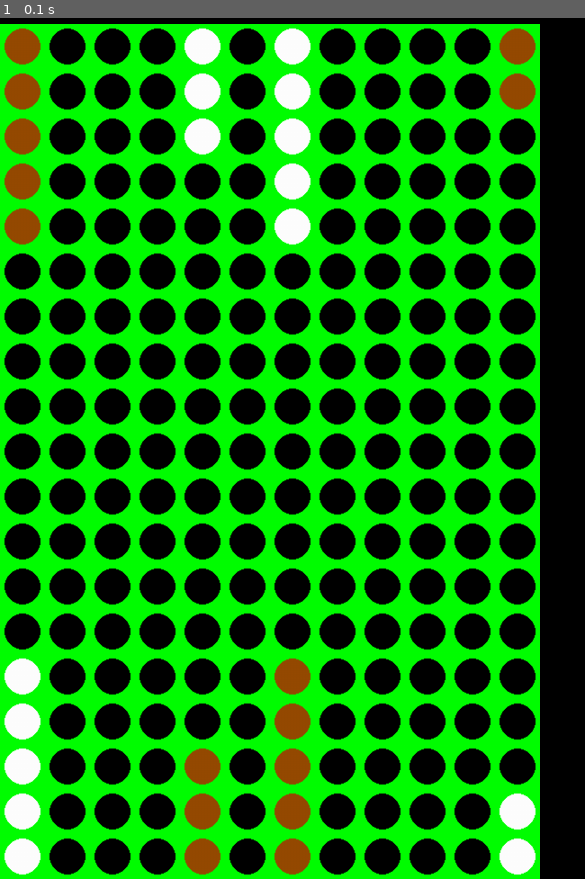
Above: before the commit, frame 1.
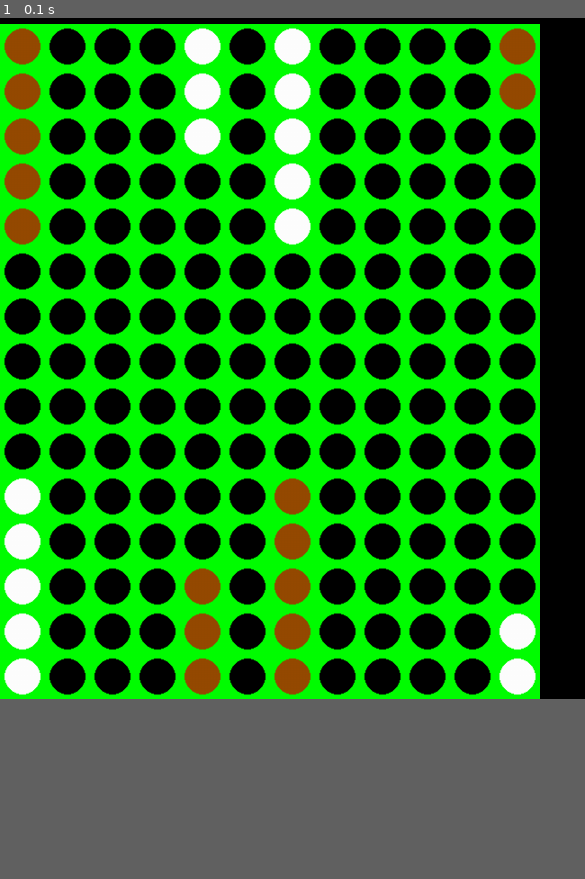
Above: after the commit, the same moment.

Repository: iulifeif/Backgammon-project
Game: pygame game, started from game-interface.py
Two runs of this game, one before a commit and one after it. Both use one fixed random seed, a clock stepped at 60 frames per second and the inputs below.
Inputs:
- Up to frame 1 (0.1 s): no input
The window is 585x900 before the commit and 585x720 after it. Grey fills any space a smaller window leaves; there, only what the larger window draws over its background counts as a difference.

The runs differ from the first frame. In frame 1, 14% of the frame differs, in the area x 0-100%, y 53-100%.

Commit message:
move piece by clicking

Diff:
--- a/game-interface.py
+++ b/game-interface.py
@@ -13,7 +13,7 @@
 
 SQUARESIZE = 50
 COLUMN_COUNT = 12
-ROW_COUNT = 20
+ROW_COUNT = 16
 width = SQUARESIZE * (COLUMN_COUNT + 1)
 height = SQUARESIZE * ROW_COUNT
 size = (width, height)
@@ -65,7 +65,7 @@
                                RADIUS)
     up_table, down_table = prepro(table)
     draw_pieces(up_table, 0)
-    draw_pieces(down_table, 18)
+    draw_pieces(down_table, 14)
 
 
 if __name__ == '__main__':
@@ -82,6 +82,8 @@
             if event.type == pygame.QUIT:
                 game_over = True
                 sys.exit()
+            if event.type == pygame.MOUSEBUTTONDOWN:
+                print(event.pos)
             # if event.type == pygame.MOUSEBUTTONDOWN and not selected_piece:
             #     x, y = event.pos
             #     x = int(x % 50)
--- a/main.py
+++ b/main.py
@@ -187,16 +187,20 @@
         return new_state
 
 
+def position_in_table(line, col):
+    if line == 0:
+        return col + 12
+    else:
+        return 11 - col
+
+
 def play_game():
     game = Backgammon()
     game_over = False
     interf = Interface(game.table)
     while not game.end_game() and not game_over:
         interf.draw_board(game.table)
-        for event in pygame.event.get():
-            if event.type == pygame.QUIT:
-                game_over = True
-                sys.exit()
+
         print("Acum joaca playerul: {}".format(game.player))
         game.roll_dices()
         print("Cu zarurile: {}, {}".format(game.first_dice, game.second_dice))
@@ -208,12 +212,34 @@
             print("Tabla dupa ce a intrat cu piesa in casa: ")
             game.print_table()
         while game.can_move():
-            position = int(input("Pozitia de la care vrei sa muti piesa: "))
+            # position = int(input("Pozitia de la care vrei sa muti piesa: "))
+            position = -1
+            while position == -1:
+                for event in pygame.event.get():
+                    if event.type == pygame.MOUSEBUTTONDOWN:
+                        col, line = event.pos
+                        print("linia este: {}, col este: {}".format(line, col))
+                        line = int(line / 50)
+                        col = int(col / 50)
+                        print("linia este: {}, col este: {}".format(line, col))
+                        if line < 7:
+                            line = 0
+                            print("da")
+                        elif line > 7:
+                            line = 1
+                            print("nu")
+                        print("linia este: {}, col este: {}".format(line, col))
+                        position = position_in_table(line, col)
+            print("positia este", position)
             number_dice = int(input("Cu ce zar vrei sa muti piesa?: "))
             game = game.move(position, number_dice)
             print("Tabla dupa ce a mutat piesa: ")
             game.print_table()
         game.switch_player()
+        for event in pygame.event.get():
+            if event.type == pygame.QUIT:
+                game_over = True
+                sys.exit()
     if game.end_pieces_1 == 10:
         print("Jucatorul 1 a castigat!")
     elif game.end_pieces_0 == 10:
